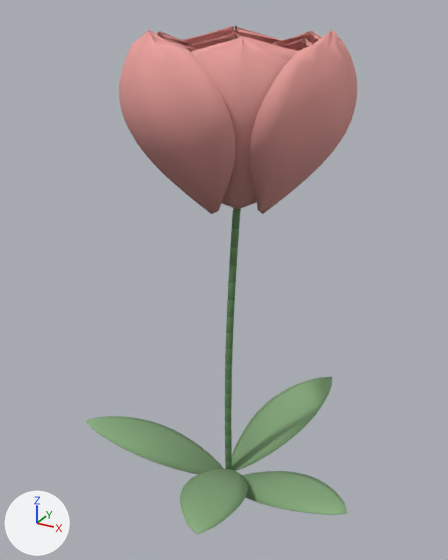
The glTF model www/models/flowers/tulip-epic-v2.glb as it was, and as the next commit left it.
Before and after are seen from a 50 mm lens placed at (1.26, -2.35, 2.38), pointed at (-0.03, -0.01, 1.21). Arrows for +X, +Y and +Z are at lower left; the lights stay in place. The first picture is the older version. Vertices at exactly the same position are counted once.

Script lines for the objects in view, before the commit:
```python
mat_tulip_petal_003 = bpy.data.materials.new('tulip-petal.003')
mat_tulip_petal_003.use_nodes = True; mat_tulip_petal_003.node_tree.nodes.clear()
_N = mat_tulip_petal_003.node_tree.nodes; _L = mat_tulip_petal_003.node_tree.links
n0 = _N.new('ShaderNodeBsdfPrincipled'); n0.name = 'Principled BSDF'
n0.inputs[2].default_value = 0.84  # 'Roughness'
n1 = _N.new('ShaderNodeOutputMaterial'); n1.name = 'Material Output'
n2 = _N.new('ShaderNodeVertexColor'); n2.name = 'Color Attribute'
_L.new(n0.outputs[0], n1.inputs[0])  # 'BSDF' to 'Surface'
_L.new(n2.outputs[0], n0.inputs[0])  # 'Color' to 'Base Color'
me_tulip_epic_v2_leaf = bpy.data.meshes.new('tulip-epic-v2-leaf')
me_tulip_epic_v2_leaf.from_pydata(...)  # 840 vertices, 1664 faces; spans x -0.702..0.724, y -0.731..0.696, z 0.034..0.419
me_tulip_epic_v2_leaf.materials.append(mat_tulip_leaf_003)
me_tulip_epic_v2_petal = bpy.data.meshes.new('tulip-epic-v2-petal')
me_tulip_epic_v2_petal.from_pydata(...)  # 4488 vertices, 8928 faces; spans x -0.446..0.515, y -0.482..0.482, z 1.565..2.311
me_tulip_epic_v2_petal.materials.append(mat_tulip_petal_003)
me_tulip_epic_v2_stem = bpy.data.meshes.new('tulip-epic-v2-stem')
me_tulip_epic_v2_stem.from_pydata(...)  # 289 vertices, 288 faces; spans x -0.02..0.05, y -0.04..0.02, z 0.0..1.57
me_tulip_epic_v2_stem.materials.append(mat_tulip_stem_003)
ob_tulip_epic_v2_leaf = bpy.data.objects.new('tulip-epic-v2-leaf', me_tulip_epic_v2_leaf)
ob_tulip_epic_v2_leaf.location = (0.0, 0.0, 0.0)
ob_tulip_epic_v2_petal = bpy.data.objects.new('tulip-epic-v2-petal', me_tulip_epic_v2_petal)
ob_tulip_epic_v2_petal.location = (0.0, 0.0, 0.0)
ob_tulip_epic_v2_stem = bpy.data.objects.new('tulip-epic-v2-stem', me_tulip_epic_v2_stem)
ob_tulip_epic_v2_stem.location = (0.0, 0.0, 0.0)
```
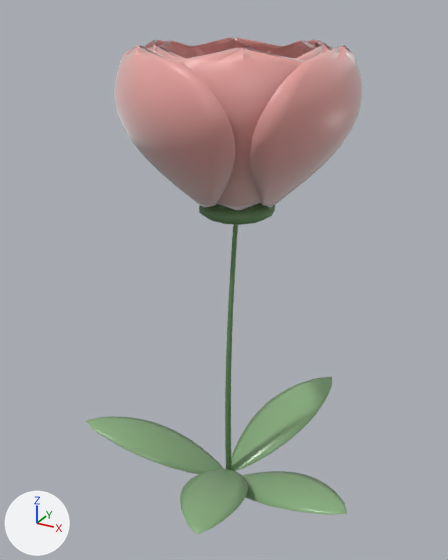
Edits to the bpy script that builds the scene:
```text
Change mat_tulip_petal_003:
    where n0 = _N.new('ShaderNodeBsdfPrincipled'); n0.name = 'Principled BSDF'
    add n0.inputs[24].default_value = 1.0  # 'Sheen Weight'
Change me_tulip_epic_v2_petal:
    used by ob_tulip_epic_v2_petal; location = (0.0, 0.0, 0.0)
    remove me_tulip_epic_v2_petal.from_pydata(...)  # 4488 vertices, 8928 faces; spans x -0.446..0.515, y -0.482..0.482, z 1.565..2.311
    add me_tulip_epic_v2_petal.from_pydata(...)  # 4488 vertices, 8928 faces; spans x -0.465..0.533, y -0.501..0.5, z 1.601..2.258
    me_tulip_epic_v2_petal part 1: 4488 of 4488 vertices moved; they spanned x -0.446..0.515, y -0.482..0.482, z 1.565..2.311 and now span x -0.465..0.533, y -0.501..0.5, z 1.601..2.258; mean shift (0.0, 0.0, -0.02)
    me_tulip_epic_v2_petal part 2: 8304 kept faces spanning x -0.465..0.533, y -0.501..0.5, z 1.601..2.258 get new vertex colours; the middle colour goes from pink #db9591 to pink #e59c98
Change me_tulip_epic_v2_stem:
    used by ob_tulip_epic_v2_stem; location = (0.0, 0.0, 0.0)
    remove me_tulip_epic_v2_stem.from_pydata(...)  # 289 vertices, 288 faces; spans x -0.02..0.05, y -0.04..0.02, z 0.0..1.57
    add me_tulip_epic_v2_stem.from_pydata(...)  # 274 vertices, 502 faces; spans x -0.13..0.2, y -0.17..0.17, z 0.0..1.63
    me_tulip_epic_v2_stem part 3: a new loose piece of 104 vertices spanning x -0.13..0.2, y -0.17..0.17, z 1.52..1.63, in mat_tulip_stem_003
    me_tulip_epic_v2_stem part 4: 4 vertices moved within x 0.01..0.04, y -0.02..0.01, z 1.39..1.48; 205 vertices removed from x -0.02..0.05, y -0.04..0.02, z 0.09..1.57; 86 vertices added at x -0.01..0.04, y -0.03..0.01, z 0.0..1.57
```

Boxes [x1, y1, x2, y2] around the edits, measured in the pictures (448 x 560 px; the box of a moved part takes in the faces that stretch with it):
'tulip-epic-v2-petal', surface changed, reshaped (8% shorter): before [119, 25, 357, 214]; after [114, 37, 362, 210]
'tulip-epic-v2-stem', reshaped (353% wider): before [225, 208, 241, 469]; after [199, 203, 275, 470]
part 1 of me_tulip_epic_v2_petal, moved or reshaped: before [127, 26, 351, 68]; after [119, 37, 358, 76]
part 2 of me_tulip_epic_v2_petal, recoloured: before [119, 25, 357, 214]; after [114, 37, 362, 210]
part 3 of me_tulip_epic_v2_stem, added: after [199, 203, 275, 225]
part 4 of me_tulip_epic_v2_stem, cut back: before [225, 208, 241, 469]; after [225, 224, 238, 436]
